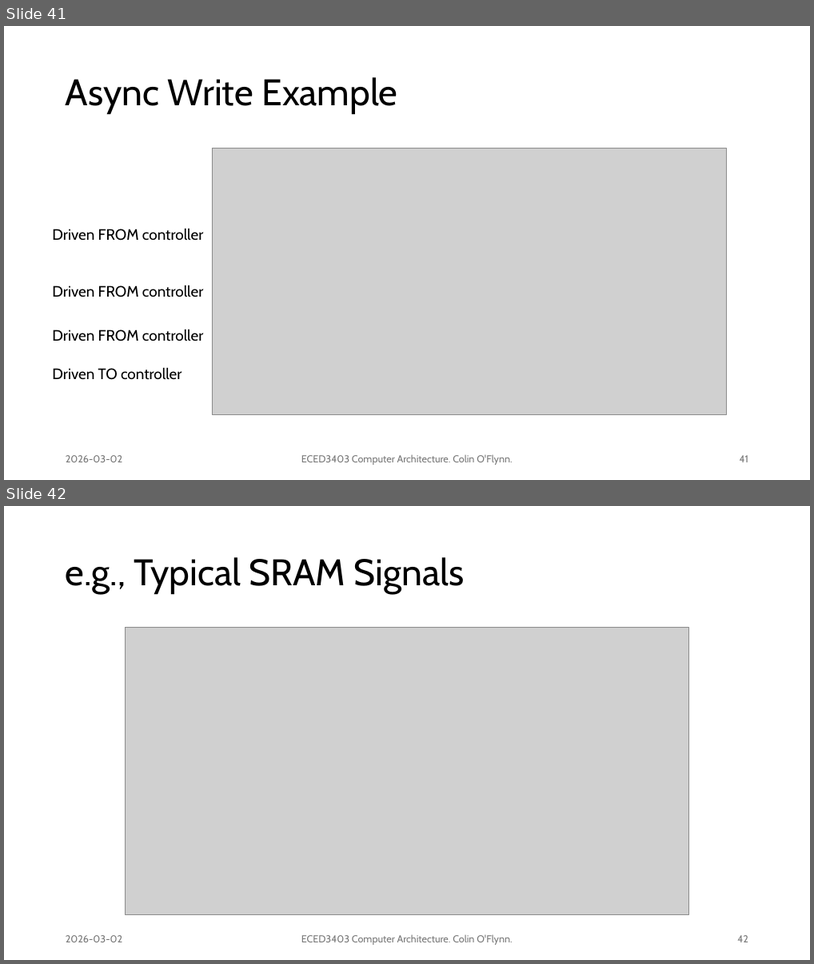
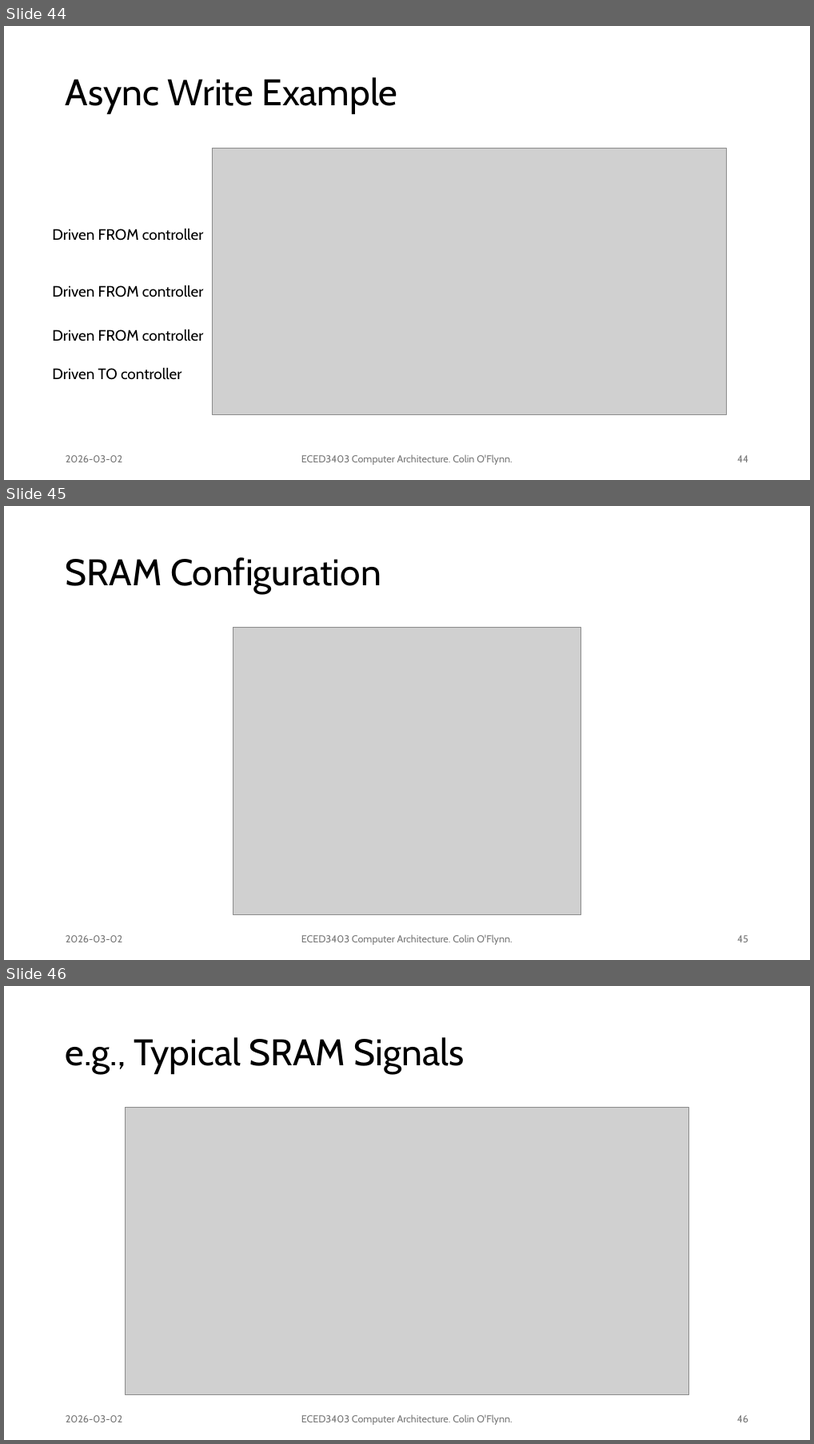
Before and after one commit to colinoflynn/eced3403-computer-architecture, a slide deck: slides/3403 - 4.1 - Memory Busses.pptx. Shown one above the other, each under a label of ours: slides 41 and 42 before the commit, slides 44, 45 and 46 after it. The pictures are 814x964 and 814x1444 pixels, drawn with LibreOffice and Linux fonts; fonts in the diff are those of the drawing; grey boxes stand for pictures. Boxes give left, top, right and bottom in pixels: in the first picture for what was removed or moved away, otherwise in the second. Text is boxed around its words. In the diff, an @@ line names an element or a change of style, - is before the commit and + after.

```diff
--- a/slides/3403 - 4.1 - Memory Busses.pptx
+++ b/slides/3403 - 4.1 - Memory Busses.pptx
@@ slide 45 added at bbox=[4, 506, 810, 960], background #FFFFFF @@
@@ title added at bbox=[66, 557, 382, 594], 44 pt, text #000000 @@
+SRAM Configuration
@@ picture added at bbox=[234, 627, 582, 915] @@
@@ text added at bbox=[66, 935, 122, 942], 12 pt, text #797979 @@
+2026-03-02
@@ text added at bbox=[302, 934, 512, 944], 12 pt, text #797979 @@
+ECED3403 Computer Architecture. Colin O'Flynn.
@@ page number added at bbox=[738, 935, 749, 942], 12 pt, text #797979 @@
+45
@@ what was slide 41 is now slide 44 @@
@@ page number at bbox=[738, 455, 749, 462]: text changed @@
-41
+44
@@ what was slide 42 is now slide 46 @@
@@ page number at bbox=[738, 1415, 749, 1422]: text changed @@
-42
+46
```
Also in this commit, not shown: 30 slides changed, 4 other slides added.
